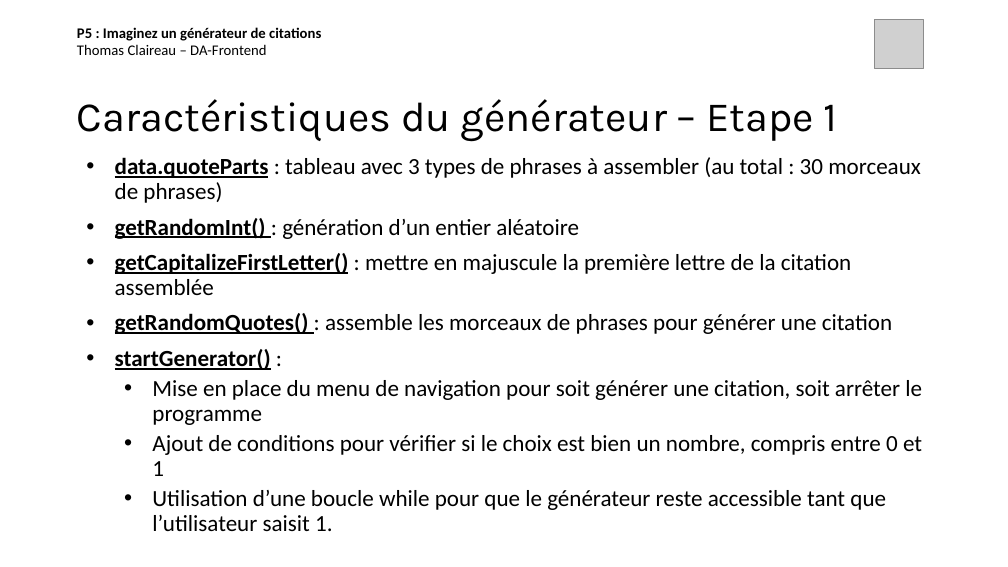
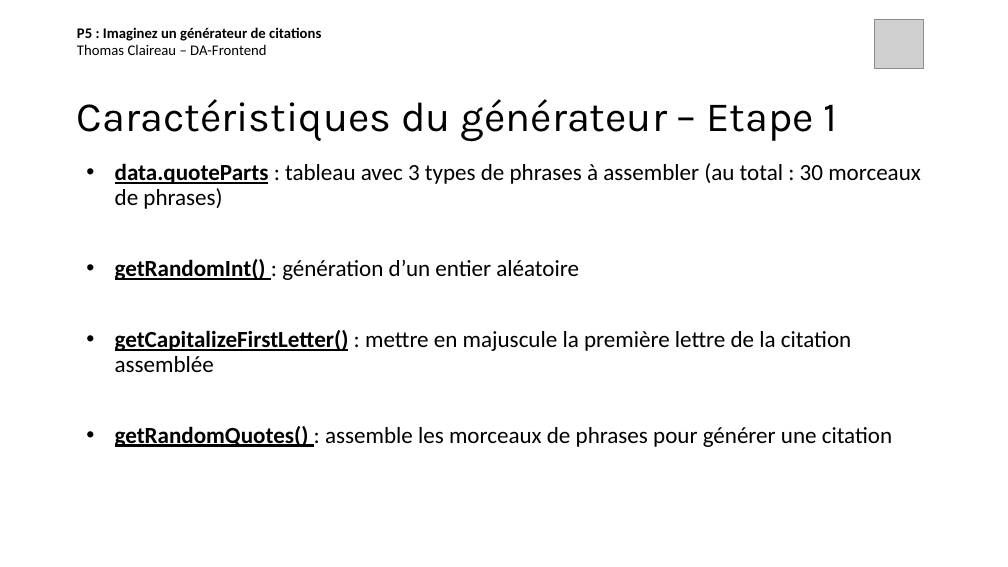
Before and after one commit to thomas-claireau/P5-Openclassrooms, a slide deck: slide 3 of Présentation P5 - OpenClassrooms.pptx. Drawn at 1008x567 pixels with LibreOffice and Linux fonts; fonts in the diff are those of the drawing; grey boxes stand for pictures. Boxes give left, top, right and bottom in pixels: in the first picture for what was removed or moved away, otherwise in the second. Text is boxed around its words. In the diff, an @@ line names an element or a change of style, - is before the commit and + after.

```diff
--- a/Présentation P5 - OpenClassrooms.pptx
+++ b/Présentation P5 - OpenClassrooms.pptx
@@ text at <box>115,349,922,510</box>: paragraphs removed @@
-• startGenerator() :
-  • Mise en place du menu de navigation pour soit générer une citation, soit arrêter le programme
-  • Ajout de conditions pour vérifier si le choix est bien un nombre, compris entre 0 et 1
-  • Utilisation d’une boucle while pour que le générateur reste accessible tant que l’utilisateur saisit 1.
```
Also in this commit, not shown: 1 other slide changed, 2 slides added, 28 other files.
